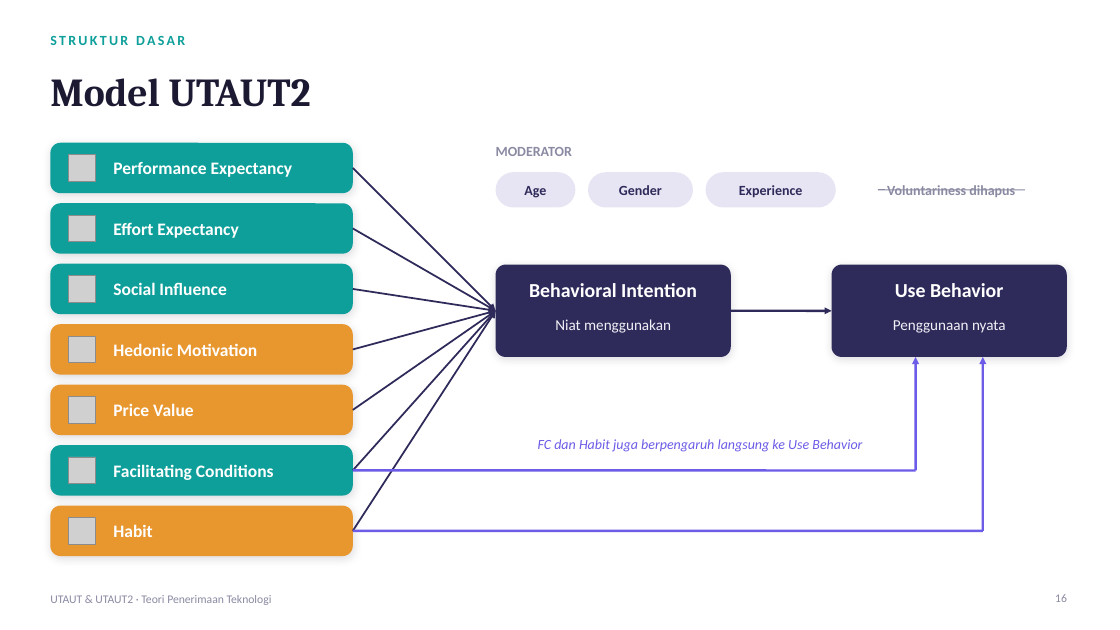
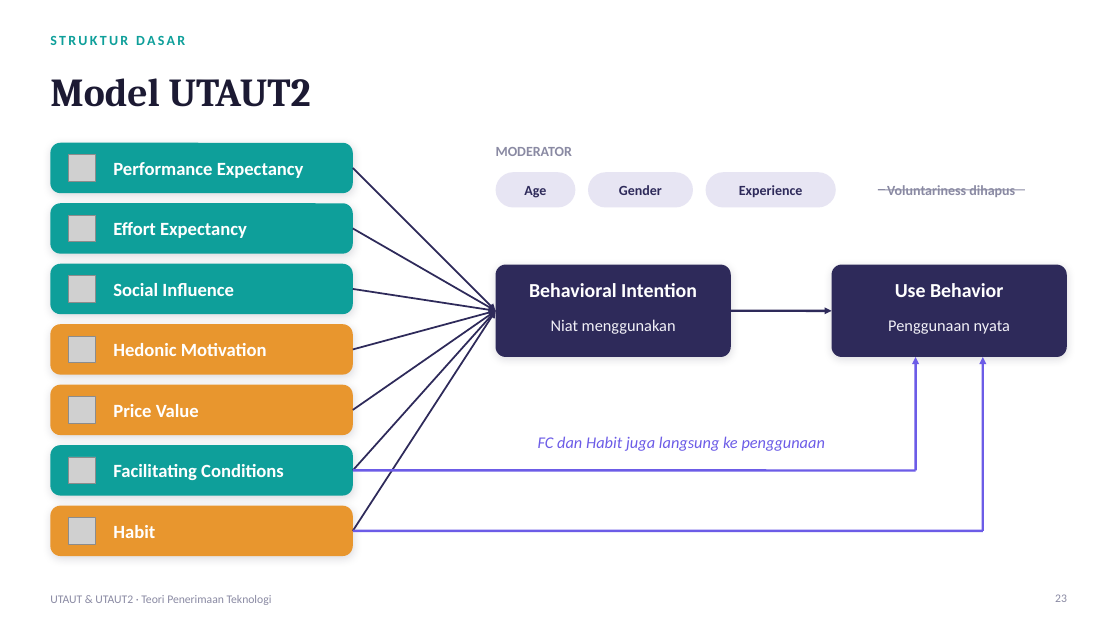
Before and after one commit to KevArslanian/S-Enigma, a slide deck: slide 23 of materi/UTAUT_UTAUT2.pptx (slide 16 before the commit). Drawn at 1120x630 pixels with LibreOffice and Linux fonts; fonts in the diff are those of the drawing; grey boxes stand for pictures. Boxes give left, top, right and bottom in pixels: in the first picture for what was removed or moved away, otherwise in the second. Text is boxed around its words. In the diff, an @@ line names an element or a change of style, - is before the commit and + after.

```diff
--- a/materi/UTAUT_UTAUT2.pptx
+++ b/materi/UTAUT_UTAUT2.pptx
@@ text "Niat menggunakan" at [551,319,676,334]: size 13 to 14 pt @@
@@ text "Penggunaan nyata" at [888,320,1010,334]: size 13 to 14 pt @@
@@ text at [538,436,825,451]: text changed; size 12 to 14 pt @@
-FC dan Habit juga berpengaruh langsung ke Use Behavior
+FC dan Habit juga langsung ke penggunaan
@@ size 15 to 16 pt in 7 elements at [113,162,304,178], [113,222,247,238], [113,283,234,296], [113,343,267,356], [113,404,199,417], [113,464,284,480], [113,525,155,538] @@
@@ page number at [1055,594,1067,602]: text changed @@
-16
+23
```
Also in this commit, not shown: 18 other slides changed, 12 slides added, 4 slides removed.
